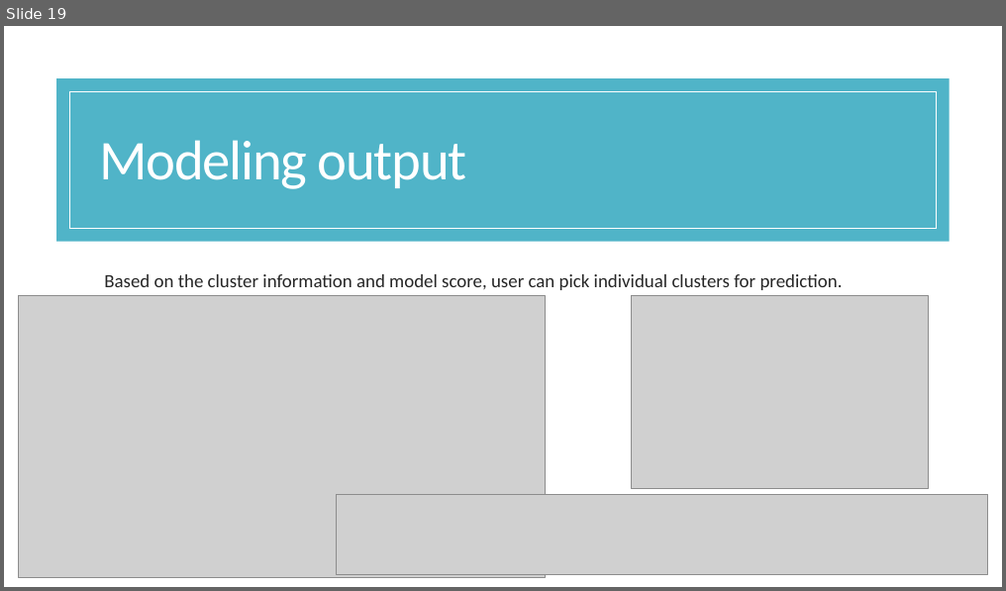
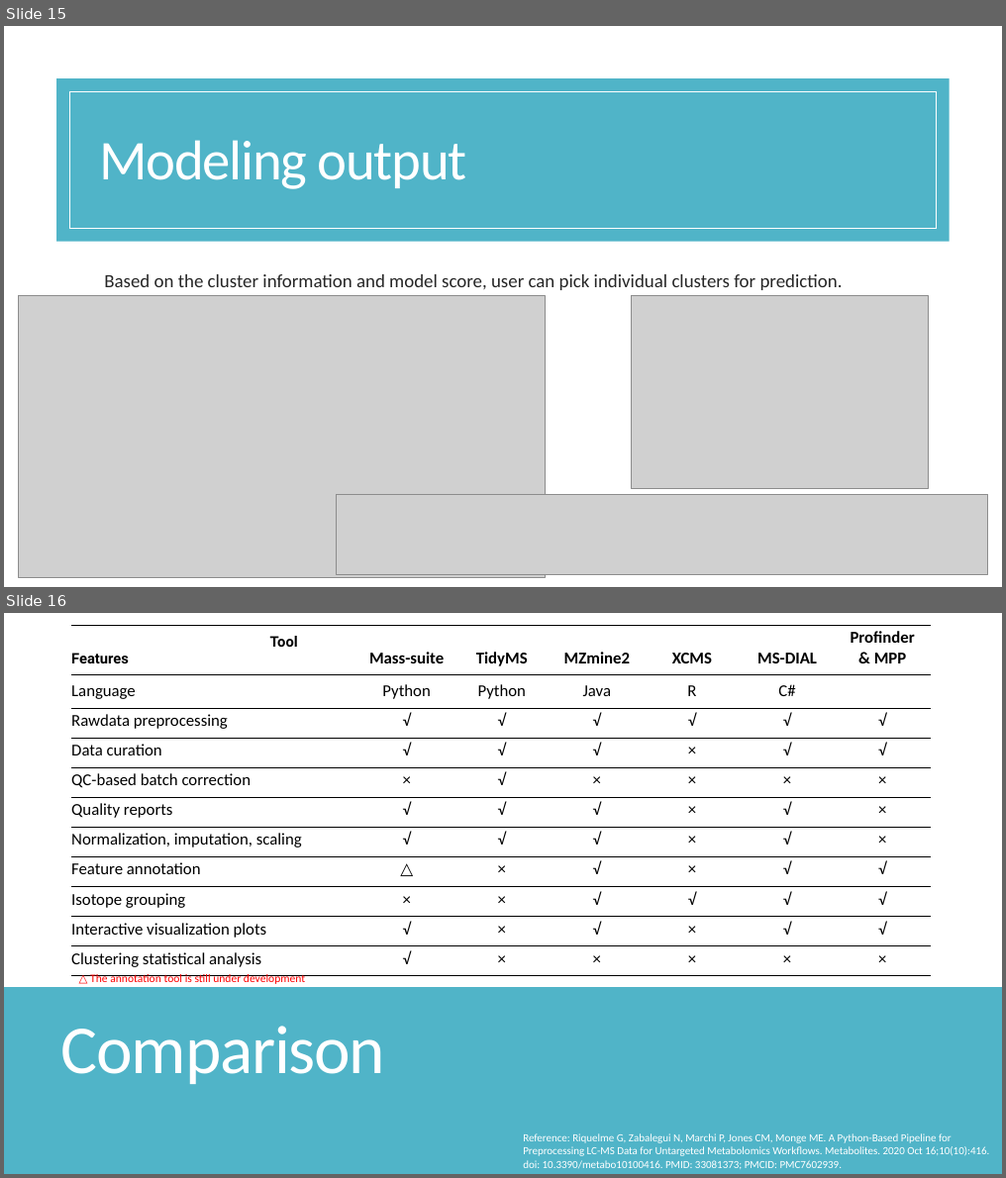
Before and after one commit to XiminHu/mass-suite, a slide deck: doc/20210326 ACS presentation.pptx. Shown one above the other, each under a label of ours: slide 19 before the commit, slides 15 and 16 after it. The pictures are 1006x591 and 1006x1178 pixels, drawn with LibreOffice and Linux fonts; fonts in the diff are those of the drawing; grey boxes stand for pictures. Boxes give left, top, right and bottom in pixels: in the first picture for what was removed or moved away, otherwise in the second. Text is boxed around its words. In the diff, an @@ line names an element or a change of style, - is before the commit and + after.

```diff
--- a/doc/20210326 ACS presentation.pptx
+++ b/doc/20210326 ACS presentation.pptx
@@ slide 16 added at box(4, 613, 1002, 1174), background #50B4C8 @@
@@ rectangle added at box(4, 613, 1002, 1174), fill #50B4C8 @@
@@ rectangle added at box(4, 613, 1002, 987), fill #FFFFFF @@
@@ table added at box(71, 625, 930, 971), 11 rows, 7 columns @@
+Tool / Features | Mass-suite | TidyMS | MZmine2 | XCMS | MS-DIAL | Profinder / & MPP
+Language | Python | Python | Java | R | C# | 
+Rawdata preprocessing | √ | √ | √ | √ | √ | √
+Data curation | √ | √ | √ | × | √ | √
+QC-based batch correction | × | √ | × | × | × | ×
+Quality reports | √ | √ | √ | × | √ | ×
+Normalization, imputation, scaling | √ | √ | √ | × | √ | ×
+Feature annotation | △ | × | √ | × | √ | √
+Isotope grouping | × | × | √ | √ | √ | √
+Interactive visualization plots | √ | × | √ | × | √ | √
+Clustering statistical analysis | √ | × | × | × | × | ×
@@ text added at box(90, 974, 305, 984), 11 pt, text #FF0000 @@
+△ The annotation tool is still under development
@@ title added at box(61, 1026, 385, 1084), 66 pt, text #FFFFFF @@
+Comparison
@@ text added at box(523, 1134, 989, 1169), 10.5 pt, text #FFFFFF @@
+Reference: Riquelme G, Zabalegui N, Marchi P, Jones CM, Monge ME. A Python-Based Pipeline for Preprocessing LC-MS Data for Untargeted Metabolomics Workflows. Metabolites. 2020 Oct 16;10(10):416. doi: 10.3390/metabo10100416. PMID: 33081373; PMCID: PMC7602939.
@@ what was slide 19 is now slide 15 @@
```
Also in this commit, not shown: 8 slides changed, 10 other slides added, 18 slides removed, 9 other files.
